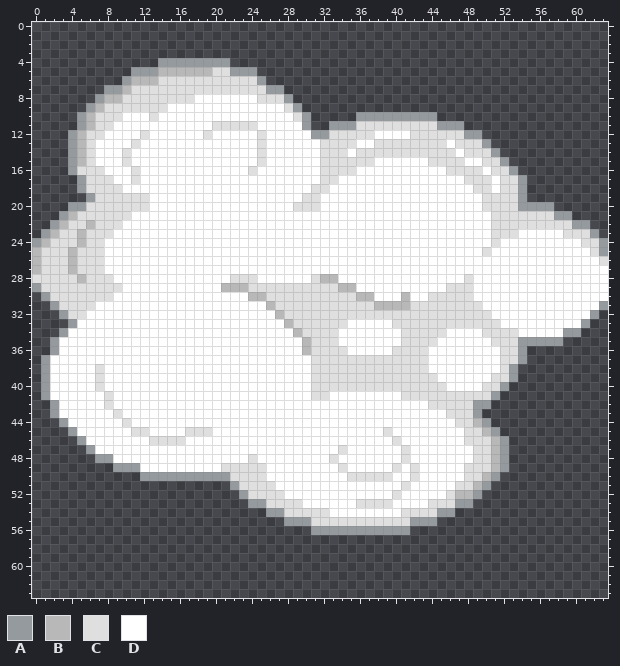
Pixel-art file -- sprites/cloud10.aseprite. Above: the version before the commit.
64x64 pixels, 1 frame.
Palette (. is transparent): A #959a9e  B #b8b8b8  C #dfdfdf  D #ffffff
Now the later version:
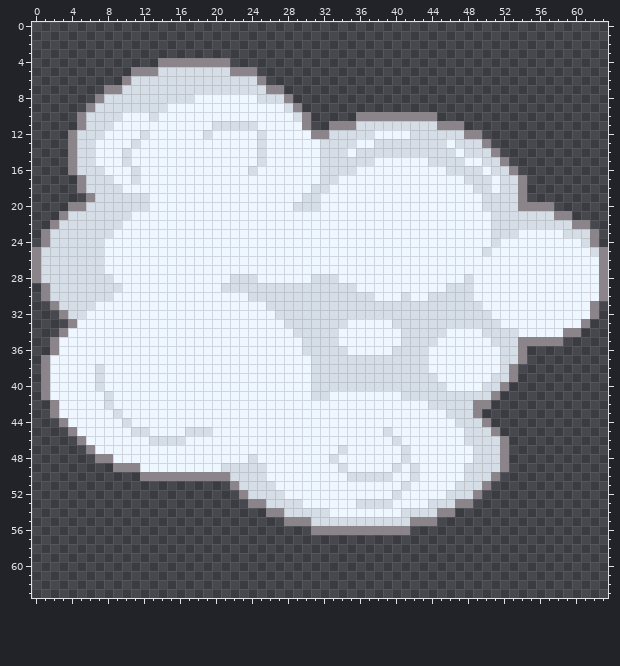
Edits made:
{"colour":"A","old":"#959a9e","new":"#8b858b"}
{"colour":"C","old":"#dfdfdf","new":"#d5dee6"}
{"colour":"D","old":"#ffffff","new":"#eef6ff"}
{"where": "layers \"Cloud\", \"Outline\""}
{"y":5,"x":14,"old":"BBBBBB","new":"CCCCCC"}
{"y":6,"x":11,"old":"BBB","new":"CCC"}
{"y":7,"x":10,"old":"B","new":"C"}
{"y":8,"x":8,"old":"BB","new":"CC"}
{"y":9,"x":7,"old":"B","new":"C"}
{"y":10,"x":6,"old":"B","new":"C"}
{"y":11,"x":6,"old":"B","new":"C"}
{"y":12,"x":5,"old":"B","new":"C"}
{"y":13,"x":5,"old":"B","new":"C"}
{"y":14,"x":5,"old":"B","new":"C"}
{"y":15,"x":5,"old":"B","new":"C"}
{"y":21,"x":4,"old":"B","new":"C"}
{"y":22,"x":3,"old":"B","new":"C"}
{"y":22,"x":6,"old":"B","new":"C"}
{"y":23,"x":2,"old":"B","new":"C"}
{"y":23,"x":5,"old":"B","new":"C"}
{"y":24,"x":0,"old":"AB","new":".A"}
{"y":24,"x":5,"old":"B","new":"C"}
{"y":24,"x":62,"old":"CA","new":"A."}
{"y":25,"x":0,"old":"B","new":"A"}
{"y":25,"x":4,"old":"B","new":"C"}
{"y":26,"x":0,"old":"B","new":"A"}
{"y":26,"x":4,"old":"B","new":"C"}
{"y":26,"x":63,"old":"C","new":"A"}
{"y":27,"x":0,"old":"B","new":"A"}
{"y":27,"x":4,"old":"B","new":"C"}
{"y":27,"x":63,"old":"D","new":"A"}
{"y":28,"x":0,"old":"C","new":"A"}
{"y":28,"x":5,"old":"B","new":"C"}
{"y":28,"x":32,"old":"BB","new":"CC"}
{"y":28,"x":63,"old":"D","new":"A"}
{"y":29,"x":0,"old":"AC","new":".A"}
{"y":29,"x":21,"old":"BBB","new":"CCC"}
{"y":29,"x":34,"old":"BB","new":"CC"}
{"y":29,"x":63,"old":"D","new":"A"}
{"y":30,"x":24,"old":"BB","new":"CC"}
{"y":30,"x":36,"old":"BB","new":"CC"}
{"y":30,"x":41,"old":"B","new":"C"}
{"y":30,"x":63,"old":"D","new":"A"}
{"y":31,"x":26,"old":"B","new":"C"}
{"y":31,"x":38,"old":"BBBB","new":"CCCC"}
{"y":31,"x":62,"old":"DA","new":"A."}
{"y":32,"x":27,"old":"B","new":"C"}
{"y":33,"x":28,"old":"B","new":"C"}
{"y":34,"x":29,"old":"B","new":"C"}
{"y":35,"x":30,"old":"B","new":"C"}
{"y":36,"x":30,"old":"B","new":"C"}
{"y":44,"x":49,"old":"B","new":"C"}
{"y":45,"x":50,"old":"B","new":"C"}
{"y":46,"x":51,"old":"B","new":"C"}
{"y":47,"x":51,"old":"B","new":"C"}
{"y":48,"x":51,"old":"B","new":"C"}
{"y":49,"x":51,"old":"B","new":"C"}
{"y":50,"x":50,"old":"B","new":"C"}
{"y":51,"x":49,"old":"B","new":"C"}
{"y":52,"x":47,"old":"BB","new":"CC"}
